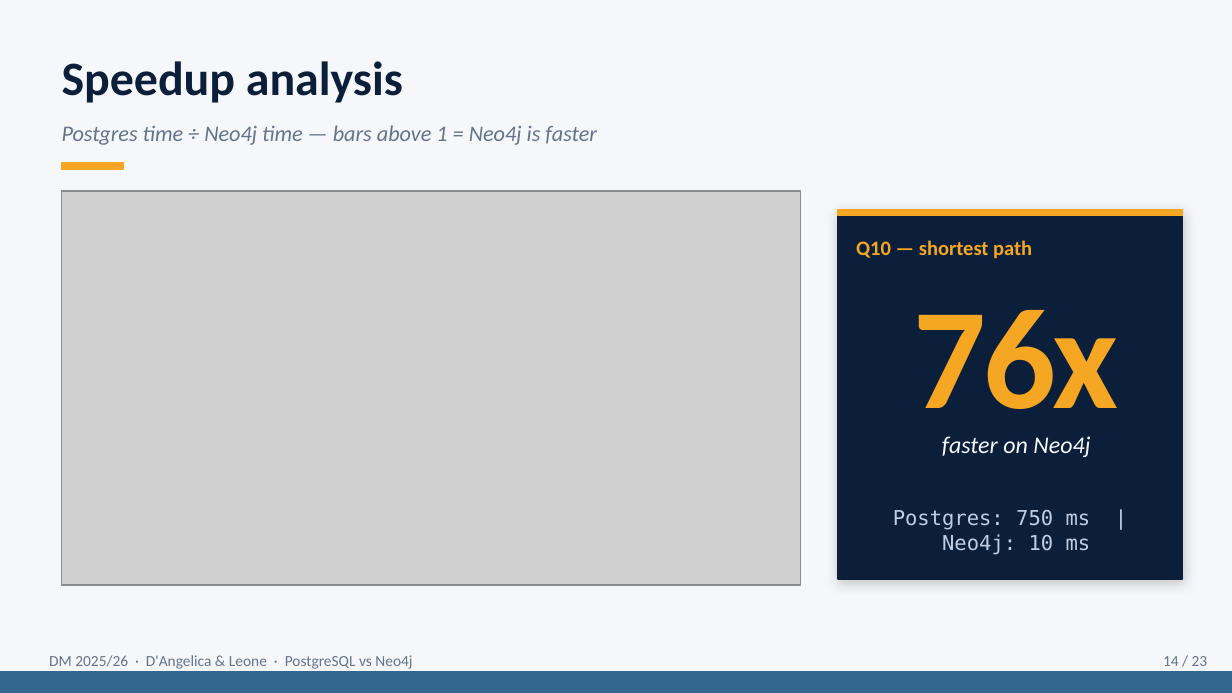
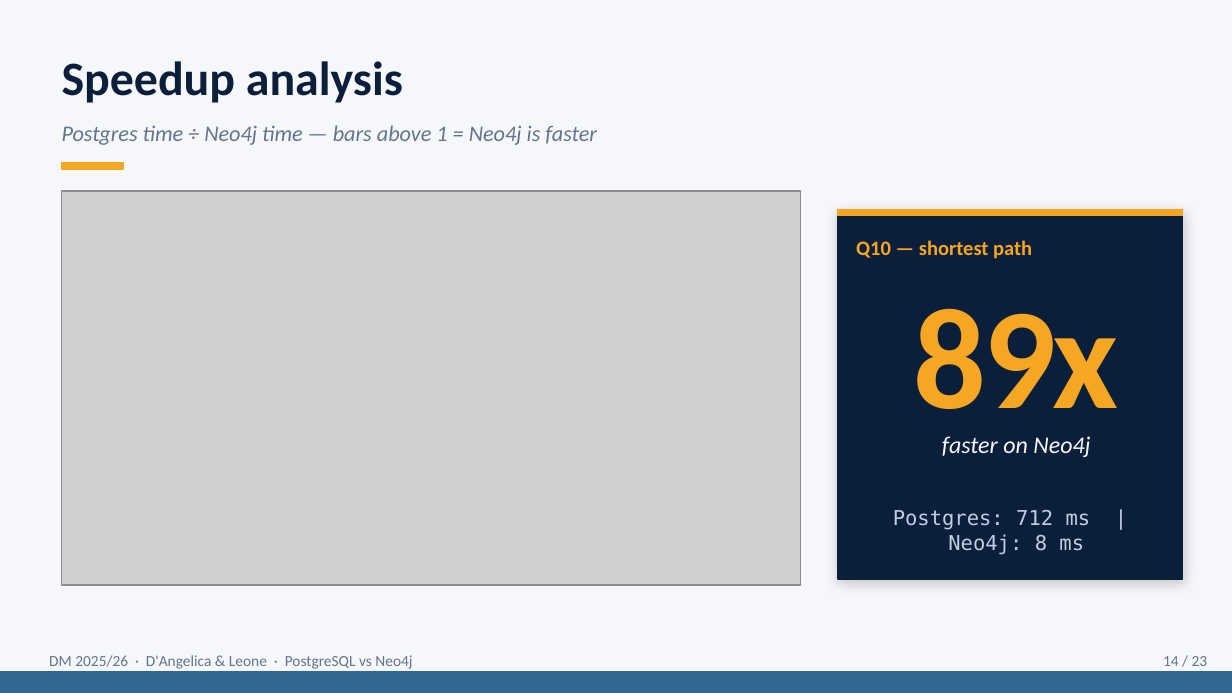
Before and after one commit to g1up3/DM-Project-2026, a slide deck: slide 14 of Presentation_DM_DAngelica_Leone.pptx. Drawn at 1232x693 pixels with LibreOffice and Linux fonts; fonts in the diff are those of the drawing; grey boxes stand for pictures. Boxes give left, top, right and bottom in pixels: in the first picture for what was removed or moved away, otherwise in the second. Text is boxed around its words. In the diff, an @@ line names an element or a change of style, - is before the commit and + after.

```diff
--- a/Presentation_DM_DAngelica_Leone.pptx
+++ b/Presentation_DM_DAngelica_Leone.pptx
@@ text at [914, 308, 1119, 442]: text changed @@
-76x
+89x
@@ text at [893, 510, 1091, 555]: text changed @@
-Postgres: 750 ms | Neo4j: 10 ms
+Postgres: 712 ms | Neo4j: 8 ms
```
Also in this commit, not shown: 9 other slides changed, 9 other files.
